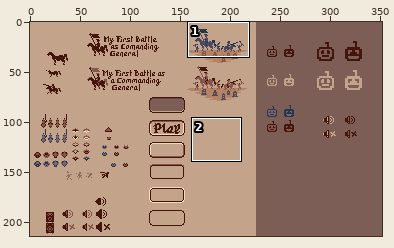
Pixel-art file: everything.aseprite. Above: a wide view before the commit, with the close-up outlined.
Close-up. Old version:
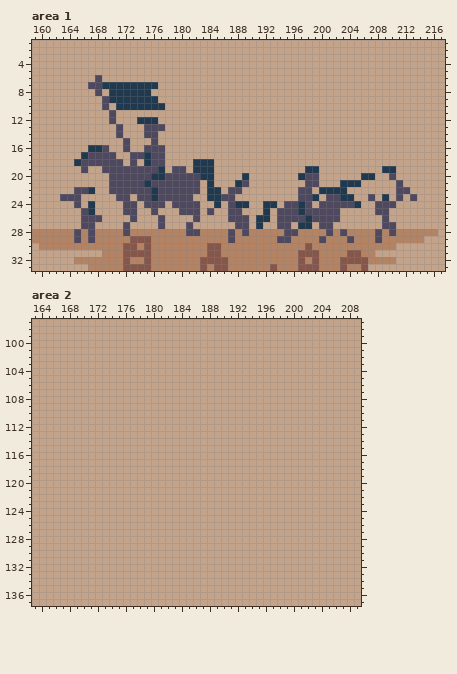
352x214 pixels, 1 frame. Shown: area 1: x 159..217, y 1..33; area 2: x 163..209, y 97..137. The commit also changed other parts of the picture, which this record leaves out.
The result:
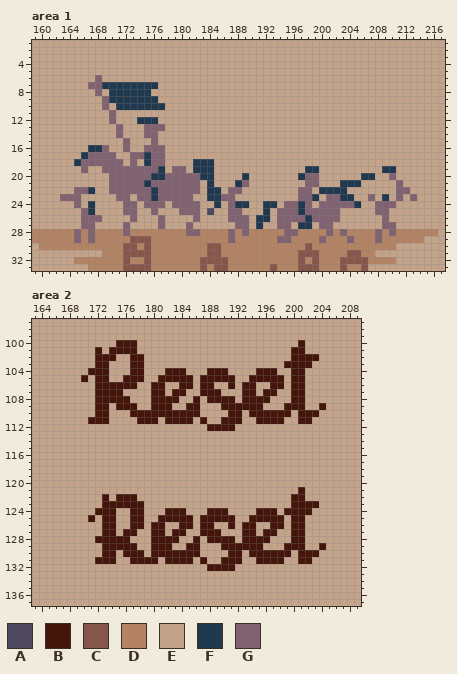
Palette (. is transparent): A #4e495f  B #44150a  C #87564b  D #b38363  E #c3a38a  F #20394f  G #816271
The exact change:
Changed rows in their new state; - is an unchanged pixel.
Area 1, layer "Foreground":
first column x 163:
 6 -----G---------------------------------------------
 7 ----GG---------------------------------------------
 8 -----G---------------------------------------------
 9 ------G--------------------------------------------
10 ------G--------------------------------------------
11 -------G-------------------------------------------
12 -------G-------------------------------------------
13 --------G---GGG------------------------------------
14 --------G---GG-------------------------------------
15 ---------G---G-------------------------------------
16 ------G--G--GGG------------------------------------
17 ----GGGG--GG-GG------------------------------------
18 ---GGGGGG-G--GG------------------------------------
19 ---G--GGGGGGGG--GG---------------------------------
20 -------GGGGGG--GGGGG---------------GG----------G---
21 -------GGGGG-GGGGGGG------G--------GG-----------G--
22 --GG---GGGGGG-GGGGGG----GG--------GG------------GG-
23 GGG-----GG-GG-GGGGG----GG---------GG--GG----G---G-G
24 --G------GG-GGG-GGGG----G-------GG-G-GGGGG---GGG---
25 ---G-----GG--G---GGG----GG-----GGG-GGGGG-----GG----
26 ---GGG----G---G----G----GGG----GGGG-GGGG------G----
27 ---GG----G----G---G------GG----GG----GG-------GG---
28 --G-G----G--------GG----G-G-----GG----G-G----G-G---
29 --G-G-------------------G------GG----G---G---G-----
Area 2, layer "Foreground":
first column x 170:
100 -----BBB-----------------------B---
101 --B-BBBB----------------------BB---
102 --BBB--BB---------------------BBBB-
103 --BB---BB--------------------BBBB--
104 -BBB---BB---BBB---BBB----BBB--BB---
105 B-BB--BBB--BBBBB-BBBBB--BBBBB-BB---
106 --BBBBBB--BB--BB-BB--B-BB--BB-BB---
107 --BBBB----BB-BB--BBB---BB-BB--BB---
108 --BBBBB---BBBB--B-BBBB-BBBB---BB---
109 --BB-BBB--BBB--BB---BBBBBB---BBB--B
110 --BB---BBBBBBBBBB----BB-BBBBBB-BBB-
111 -BBB----BBB-BBBB-B--BBB--BBBB--BB--
112 ------------------BBBB-------------
first column x 171:
121 ------------------------------B---
122 --B-BBB----------------------BB---
123 --BBBBBB---------------------BBBB-
124 -BBB--BB---BBB---BBB----BBB-BBBB--
125 B-BB--BB--BBBBB-BBBBB--BBBBB-BB---
126 --BB--BB-BB--BB-BB--B-BB--BB-BB---
127 --BB-BB--BB-BB--BBB---BB-BB--BB---
128 -BBBBB---BBBB--B-BBBB-BBBB---BB---
129 --BBBBB--BBB--BB---BBBBBB---BBB--B
130 --BB-BBB-BBBBBBB----BB-BBBBBB-BBB-
131 -BBB--BBBB-BBBB-B--BBB--BBBB--BB--
132 -----------------BBBB-------------
Pixel boxes of the changes (left, top, right, bottom) in both close-ups:
changed: (60, 75, 200, 243)
changed: (221, 173, 417, 243)
changed: (81, 340, 326, 431)
changed: (88, 487, 326, 571)
